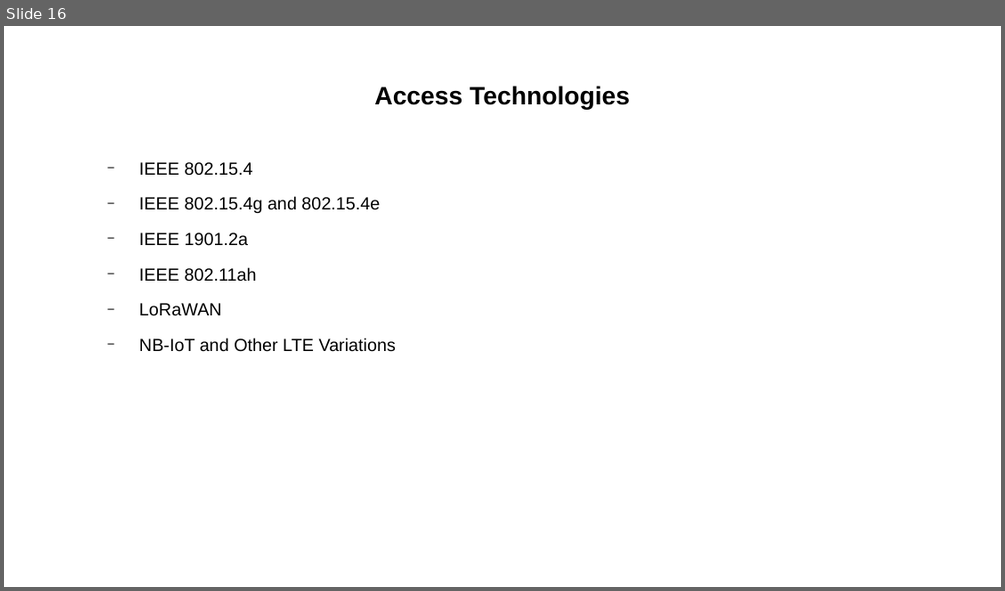
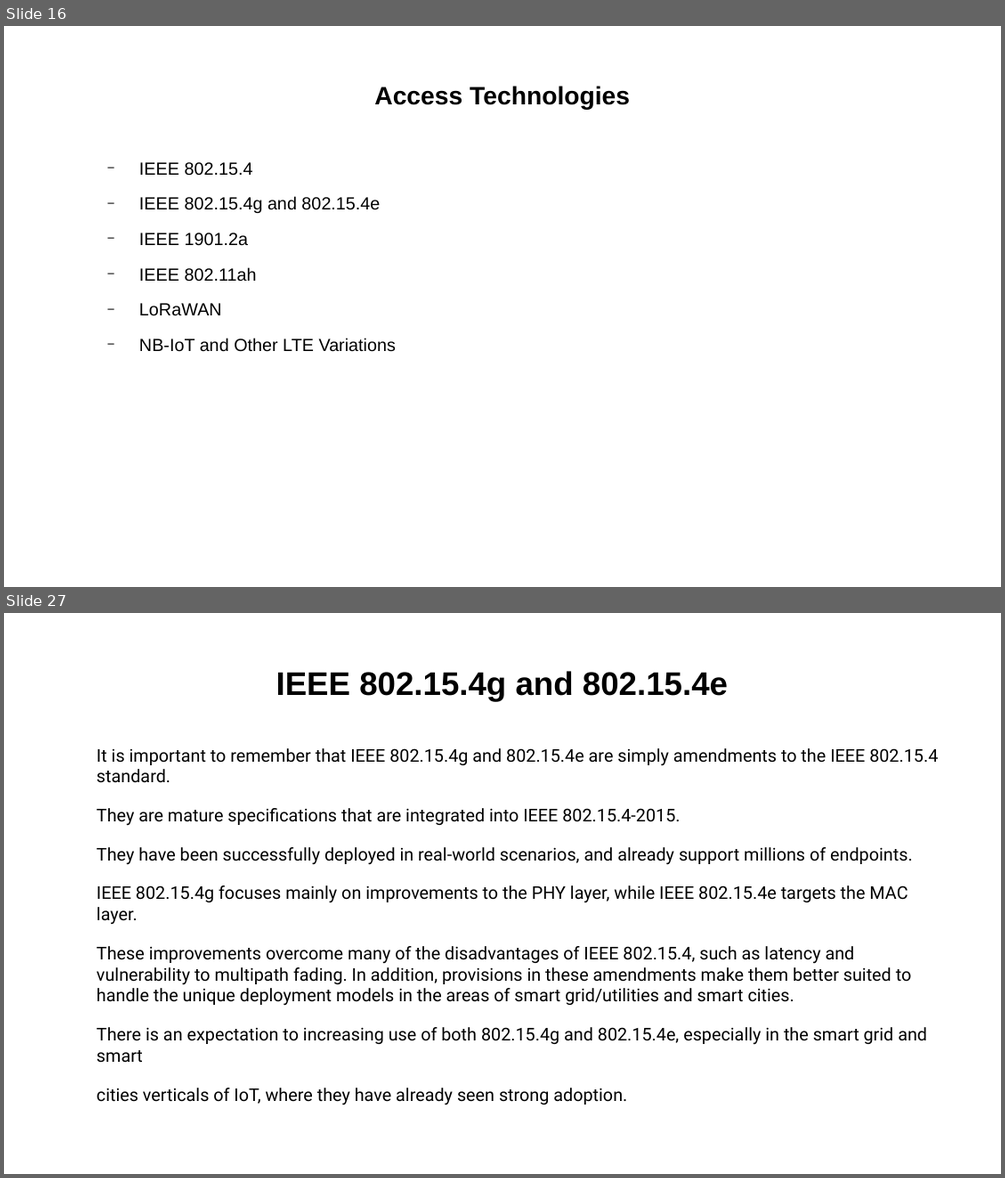
Before and after one commit to Dihfahsih1/Masters-Software-Engineering, a slide deck: yr-sem1/IoT/chapter-4-slides.odp. Shown one above the other, each under a label of ours: slide 16 before the commit, slides 16 and 27 after it; the slides between them are not shown. The pictures are 1005x591 and 1005x1178 pixels, drawn with LibreOffice and Linux fonts; fonts in the diff are those of the drawing. Boxes give left, top, right and bottom in pixels: in the first picture for what was removed or moved away, otherwise in the second. Text is boxed around its words. In the diff, an @@ line names an element or a change of style, - is before the commit and + after.

```diff
--- a/yr-sem1/IoT/chapter-4-slides.odp
+++ b/yr-sem1/IoT/chapter-4-slides.odp
@@ slide 27 added at <box>4,613,1001,1174</box>, background #FFFFFF @@
@@ title added at <box>276,671,728,701</box>, 26 pt, text #000000, bold @@
+IEEE 802.15.4g and 802.15.4e
@@ text added at <box>97,748,938,1105</box>, 14 pt, text #000000 @@
+It is important to remember that IEEE 802.15.4g and 802.15.4e are simply amendments to the IEEE 802.15.4 standard.
+They are mature specifications that are integrated into IEEE 802.15.4-2015.
+They have been successfully deployed in real-world scenarios, and already support millions of endpoints.
+IEEE 802.15.4g focuses mainly on improvements to the PHY layer, while IEEE 802.15.4e targets the MAC layer.
+These improvements overcome many of the disadvantages of IEEE 802.15.4, such as latency and vulnerability to multipath fading. In addition, provisions in these amendments make them better suited to handle the unique deployment models in the areas of smart grid/utilities and smart cities.
+There is an expectation to increasing use of both 802.15.4g and 802.15.4e, especially in the smart grid and smart
+cities verticals of IoT, where they have already seen strong adoption.
```
Also in this commit, not shown: 15 other slides added, 4 other files.
